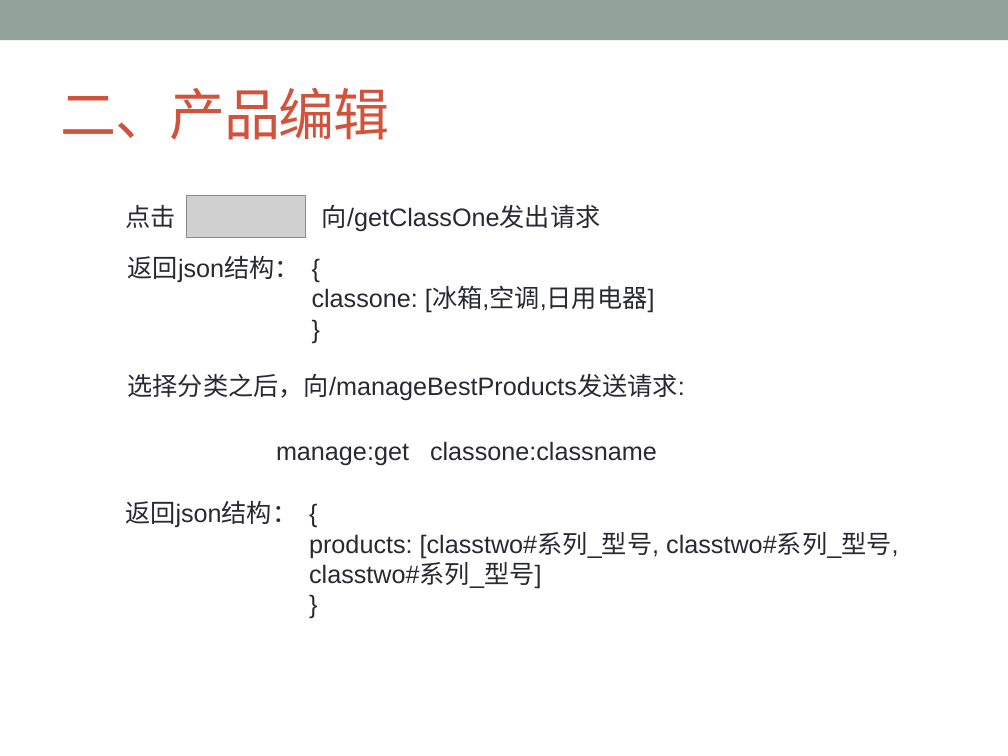
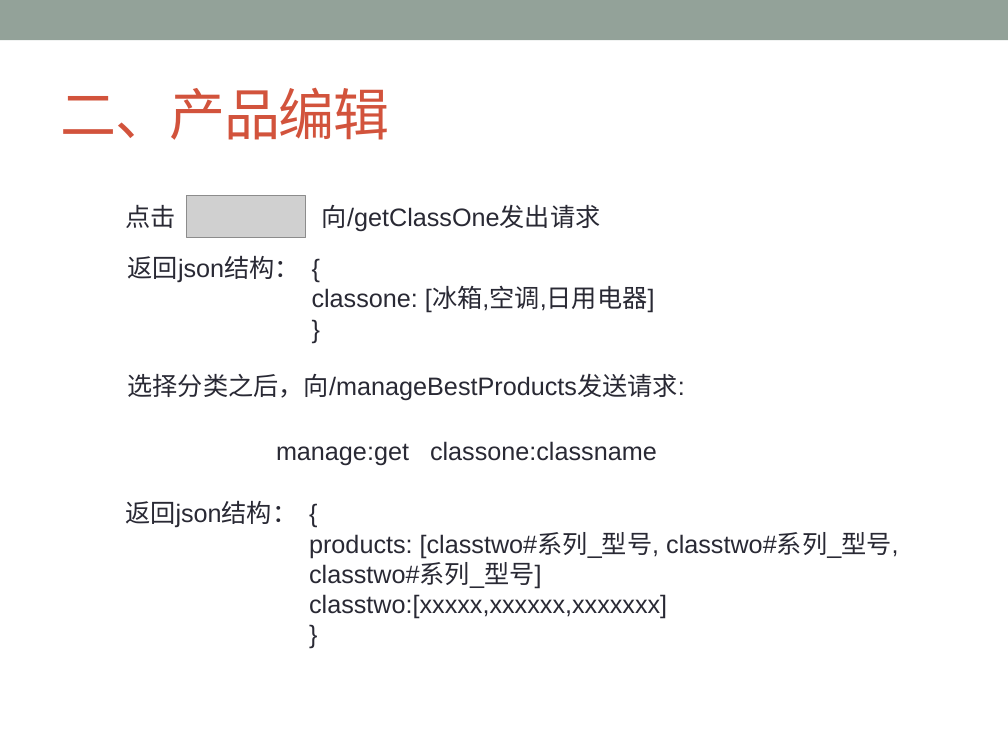
Before and after one commit to ChanSeaThink/LULLGREE, a slide deck: slide 18 of ZSGree前后端逻辑及接口.pptx (slide 19 before the commit). Drawn at 1008x756 pixels with LibreOffice and Linux fonts; fonts in the diff are those of the drawing; grey boxes stand for pictures. Boxes give left, top, right and bottom in pixels: in the first picture for what was removed or moved away, otherwise in the second. Text is boxed around its words. In the diff, an @@ line names an element or a change of style, - is before the commit and + after.

```diff
--- a/ZSGree前后端逻辑及接口.pptx
+++ b/ZSGree前后端逻辑及接口.pptx
@@ text at (309, 594, 667, 619): paragraph added @@
+classtwo:[xxxxx,xxxxxx,xxxxxxx]
```
Also in this commit, not shown: 1 other slide changed, 1 slide removed.
